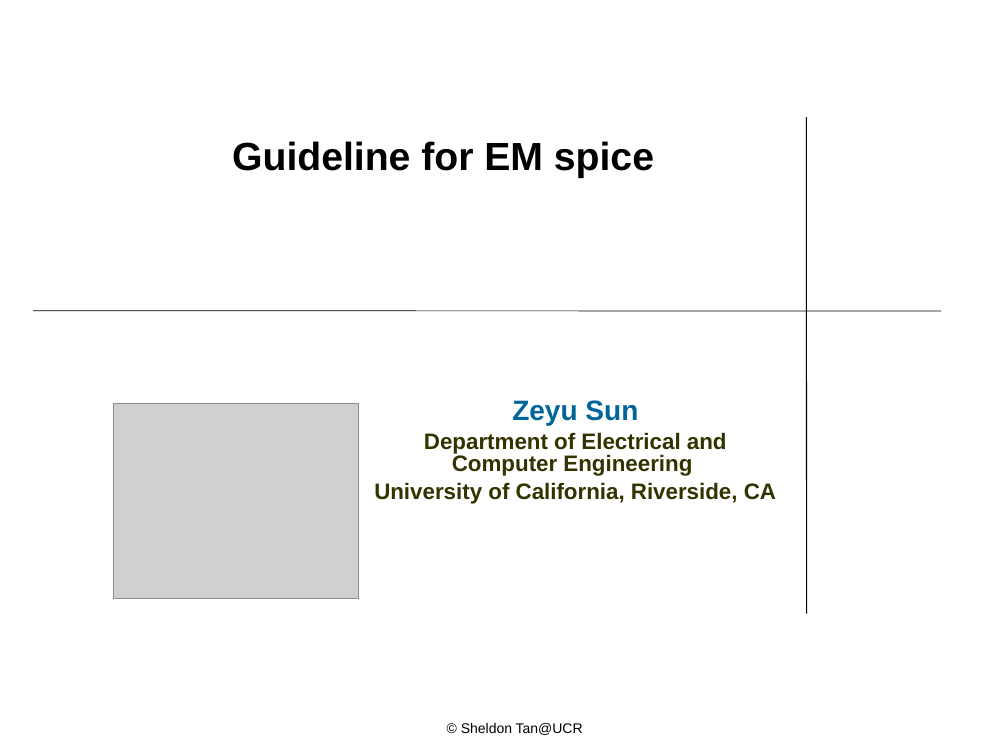
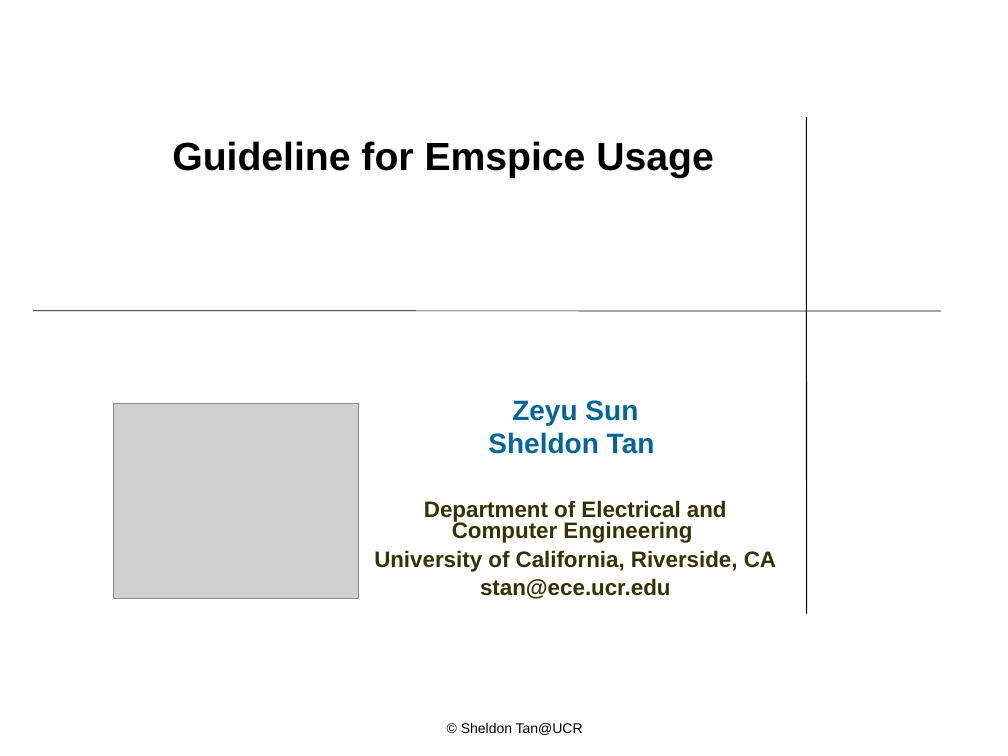
Before and after one commit to sheldonucr/EMspice, a slide deck: slide 1 of docs/EMspice_guideline.ppt. Drawn at 1008x756 pixels with LibreOffice and Linux fonts; fonts in the diff are those of the drawing; grey boxes stand for pictures; background and template pictures are left out. Boxes give left, top, right and bottom in pixels: in the first picture for what was removed or moved away, otherwise in the second. Text is boxed around its words. In the diff, an @@ line names an element or a change of style, - is before the commit and + after.

Commit message:
minor changes

```diff
--- a/docs/EMspice_guideline.ppt
+++ b/docs/EMspice_guideline.ppt
@@ rectangle "Guideline for Emspice Usage": place and size @@
-rectangle "Guideline for Emspice Usage" at bbox=[220, 126, 667, 183]
+rectangle "Guideline for Emspice Usage" at bbox=[159, 126, 728, 183]
@@ text in rectangle at bbox=[172, 141, 714, 178]: text changed @@
-Guideline for EM spice
+Guideline for Emspice Usage
@@ text at bbox=[488, 432, 655, 454]: paragraph added @@
+Sheldon Tan
@@ text at bbox=[480, 578, 671, 599]: paragraph added @@
+stan@ece.ucr.edu
```
